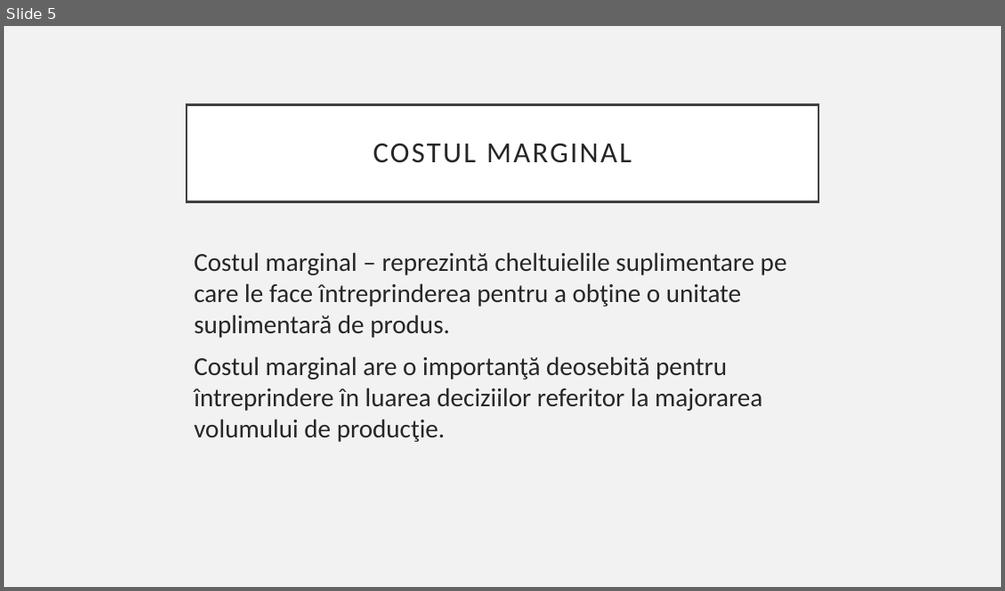
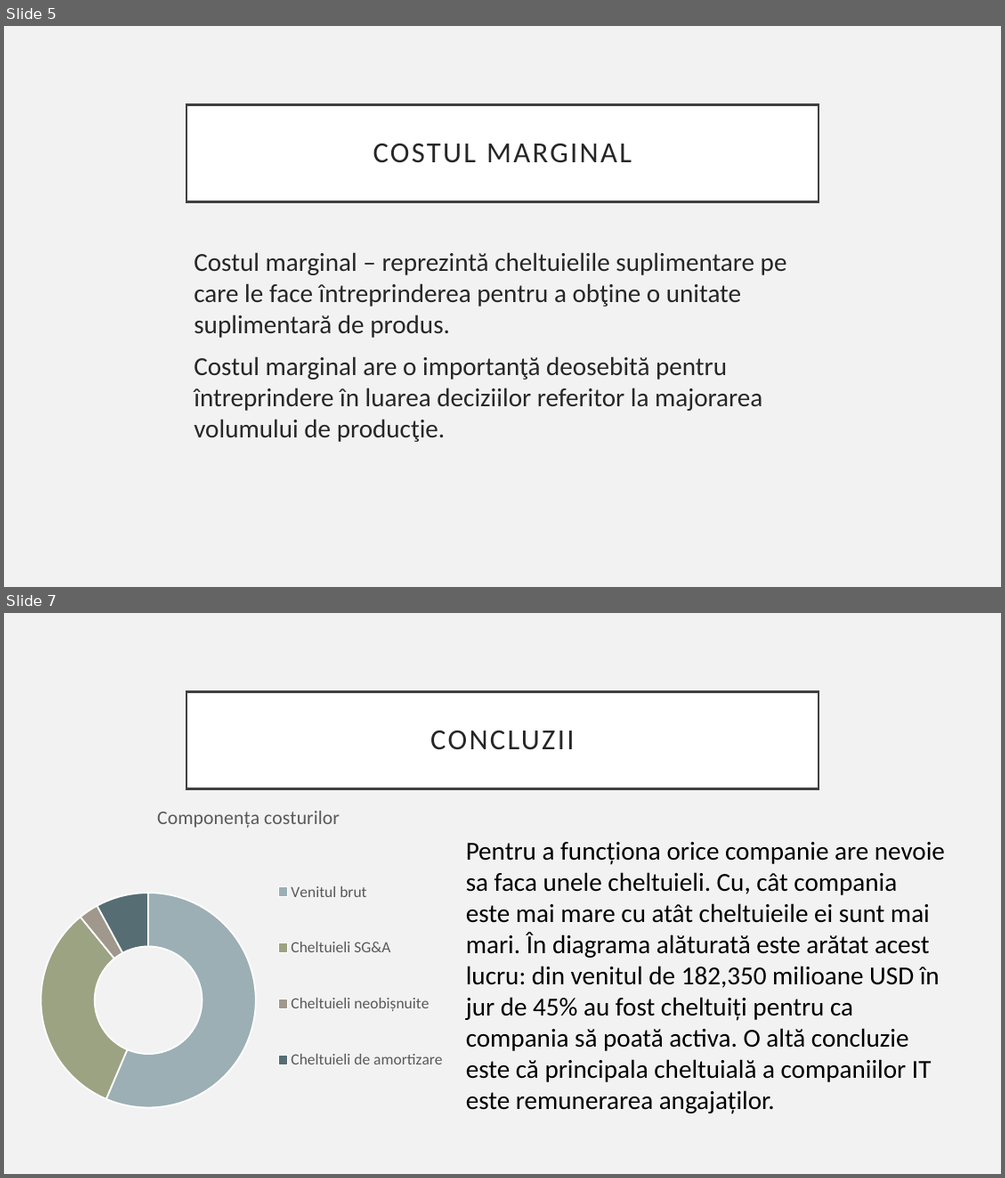
Before and after one commit to Catalinhimself/UTM, a slide deck: FER/componenta preturilor/componenta costurilor.pptx. Shown one above the other, each under a label of ours: slide 5 before the commit, slides 5 and 7 after it; the slides between them are not shown. The pictures are 1005x591 and 1005x1178 pixels, drawn with LibreOffice and Linux fonts; fonts in the diff are those of the drawing. Boxes give left, top, right and bottom in pixels: in the first picture for what was removed or moved away, otherwise in the second. Text is boxed around its words. In the diff, an @@ line names an element or a change of style, - is before the commit and + after.

```diff
--- a/FER/componenta preturilor/componenta costurilor.pptx
+++ b/FER/componenta preturilor/componenta costurilor.pptx
@@ slide 7 added at (4,613,1001,1174), background #F2F2F2 @@
@@ title added at (186,691,818,788), fill #FFFFFF, outline #404040 2.5 pt, 28 pt, text #262626 @@
+CONCLUZII
@@ doughnut chart added at (39,788,459,1112) @@
+title "Componența costurilor"
+categories: Venitul brut, Cheltuieli SG&A, Cheltuieli neobișnuite, Cheltuieli de amortizare 
+Componența costurilor: 56, 33, 3, 8
@@ text added at (466,842,945,1114), 25 pt, text #000000 @@
+Pentru a funcționa orice companie are nevoie sa faca unele cheltuieli. Cu, cât compania este mai mare cu atât cheltuieile ei sunt mai mari. În diagrama alăturată este arătat acest lucru: din venitul de 182,350 milioane USD în jur de 45% au fost cheltuiți pentru ca compania să poată activa. O altă concluzie este că principala cheltuială a companiilor IT este remunerarea angajaților.
```
Also in this commit, not shown: 2 slides changed, 2 other slides added, 1 slide removed, 1 other file.
